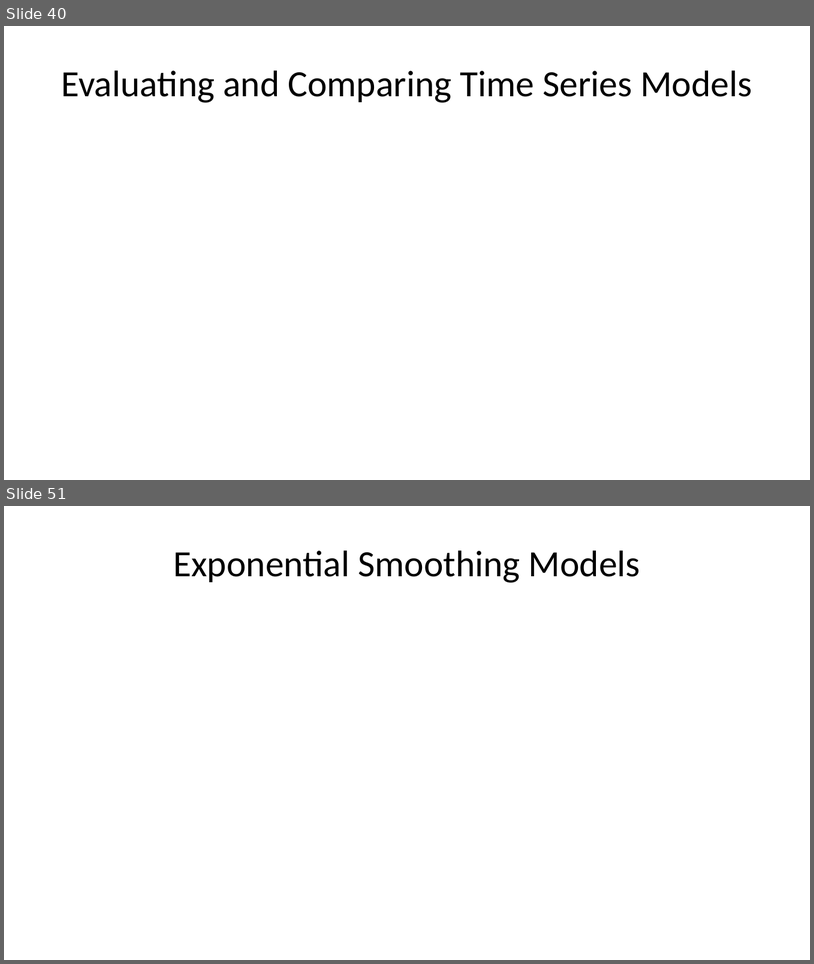
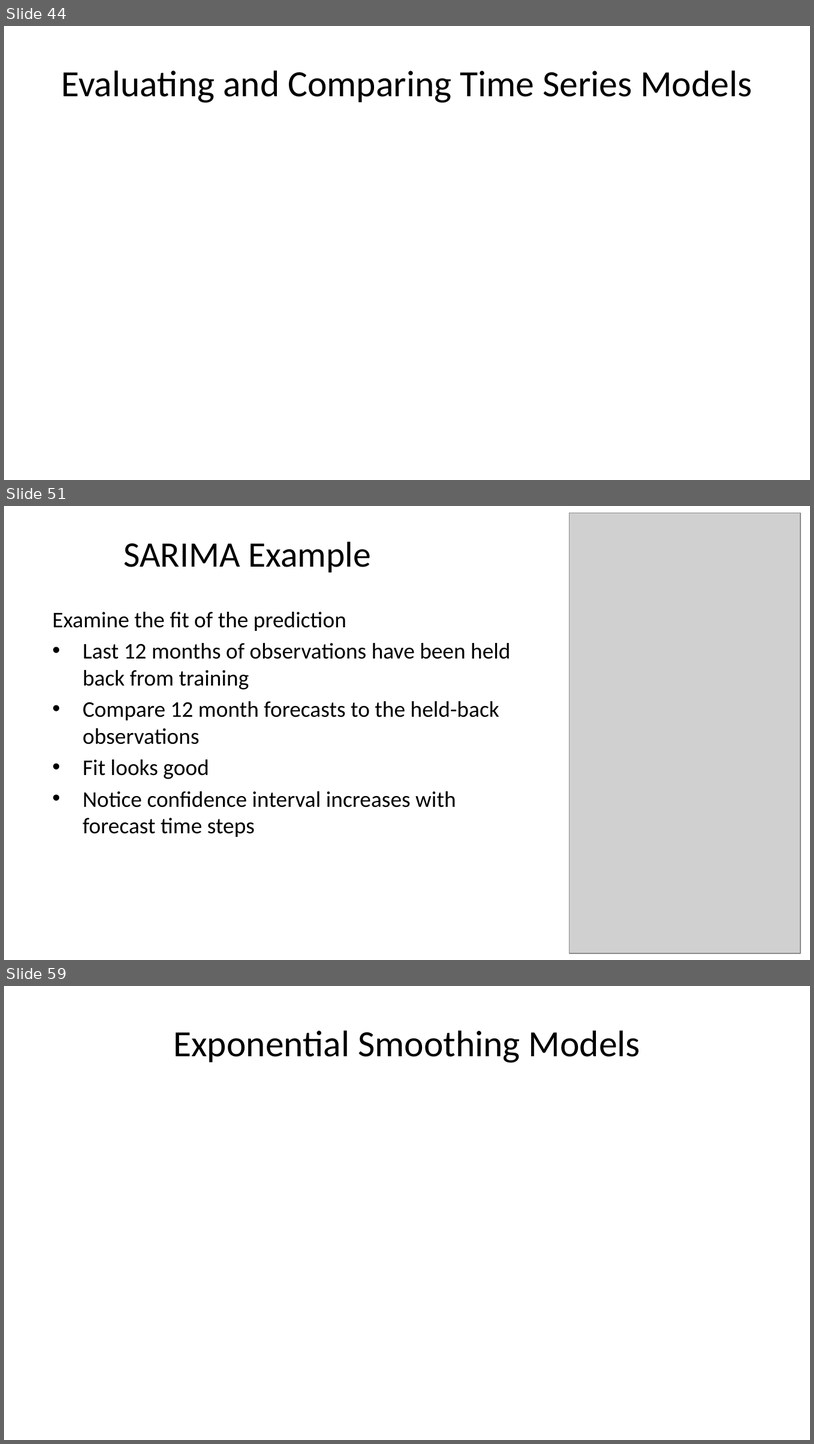
Before and after one commit to StephenElston/CSCI-E-83, a slide deck: LectureSlides/12_IntroductionToTimeSeriesForecasting.pptx. Shown one above the other, each under a label of ours: slides 40 and 51 before the commit, slides 44, 51 and 59 after it; the slides between them are not shown. The pictures are 814x964 and 814x1444 pixels, drawn with LibreOffice and Linux fonts; fonts in the diff are those of the drawing; grey boxes stand for pictures. Boxes give left, top, right and bottom in pixels: in the first picture for what was removed or moved away, otherwise in the second. Text is boxed around its words. In the diff, an @@ line names an element or a change of style, - is before the commit and + after.

```diff
--- a/LectureSlides/12_IntroductionToTimeSeriesForecasting.pptx
+++ b/LectureSlides/12_IntroductionToTimeSeriesForecasting.pptx
@@ slide 51 added at bbox=[4, 506, 810, 960], background #FFFFFF @@
@@ picture added at bbox=[569, 513, 801, 953] @@
@@ title added at bbox=[123, 541, 371, 573], 32 pt, text #000000 @@
+SARIMA Example
@@ text added at bbox=[53, 612, 510, 837], 20 pt, text #000000 @@
+Examine the fit of the prediction
+• Last 12 months of observations have been held back from training
+• Compare 12 month forecasts to the held-back observations
+• Fit looks good
+• Notice confidence interval increases with forecast time steps
@@ what was slide 40 is now slide 44 @@
@@ what was slide 51 is now slide 59 @@
```
Also in this commit, not shown: 7 slides changed, 12 other slides added, 5 slides removed.
